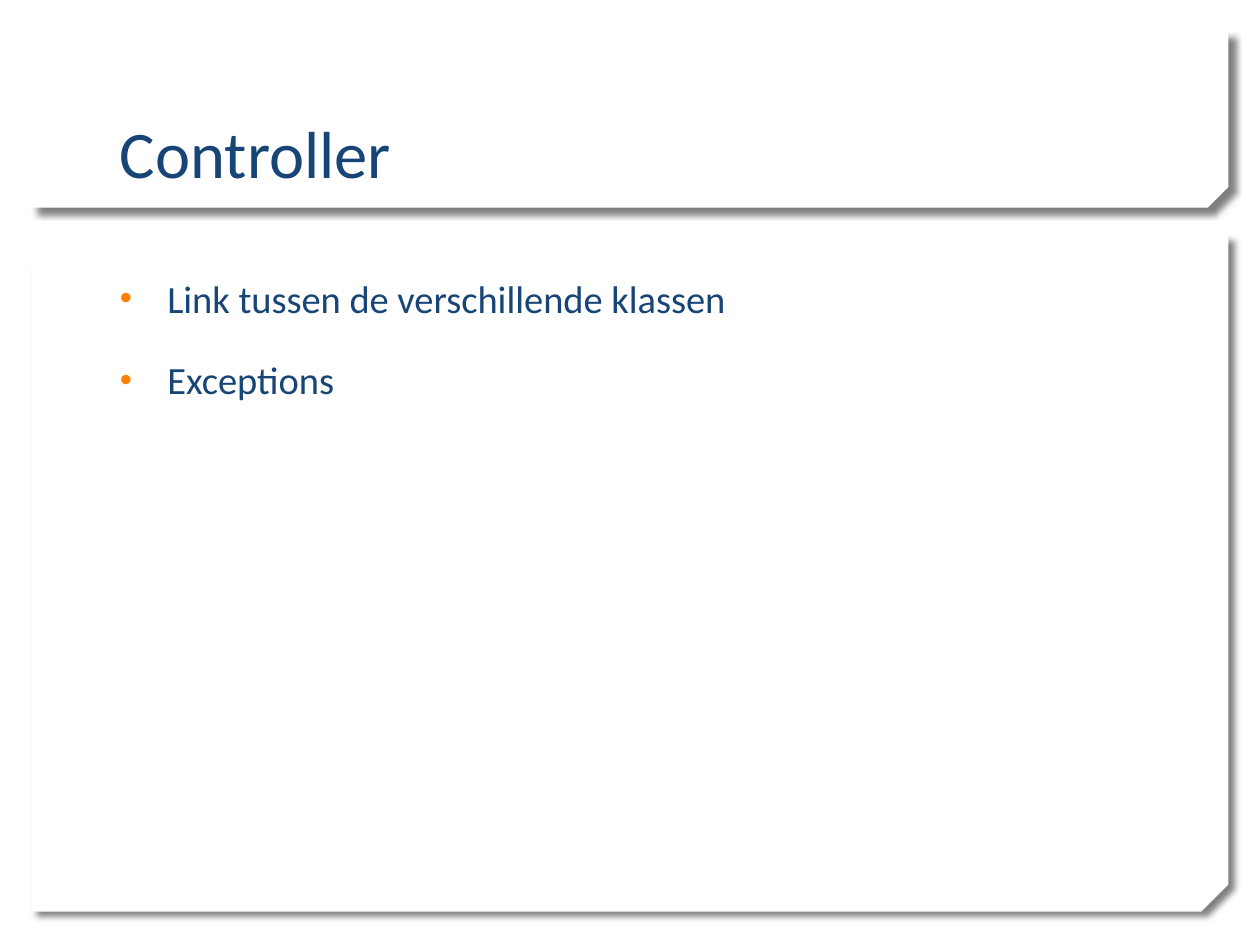
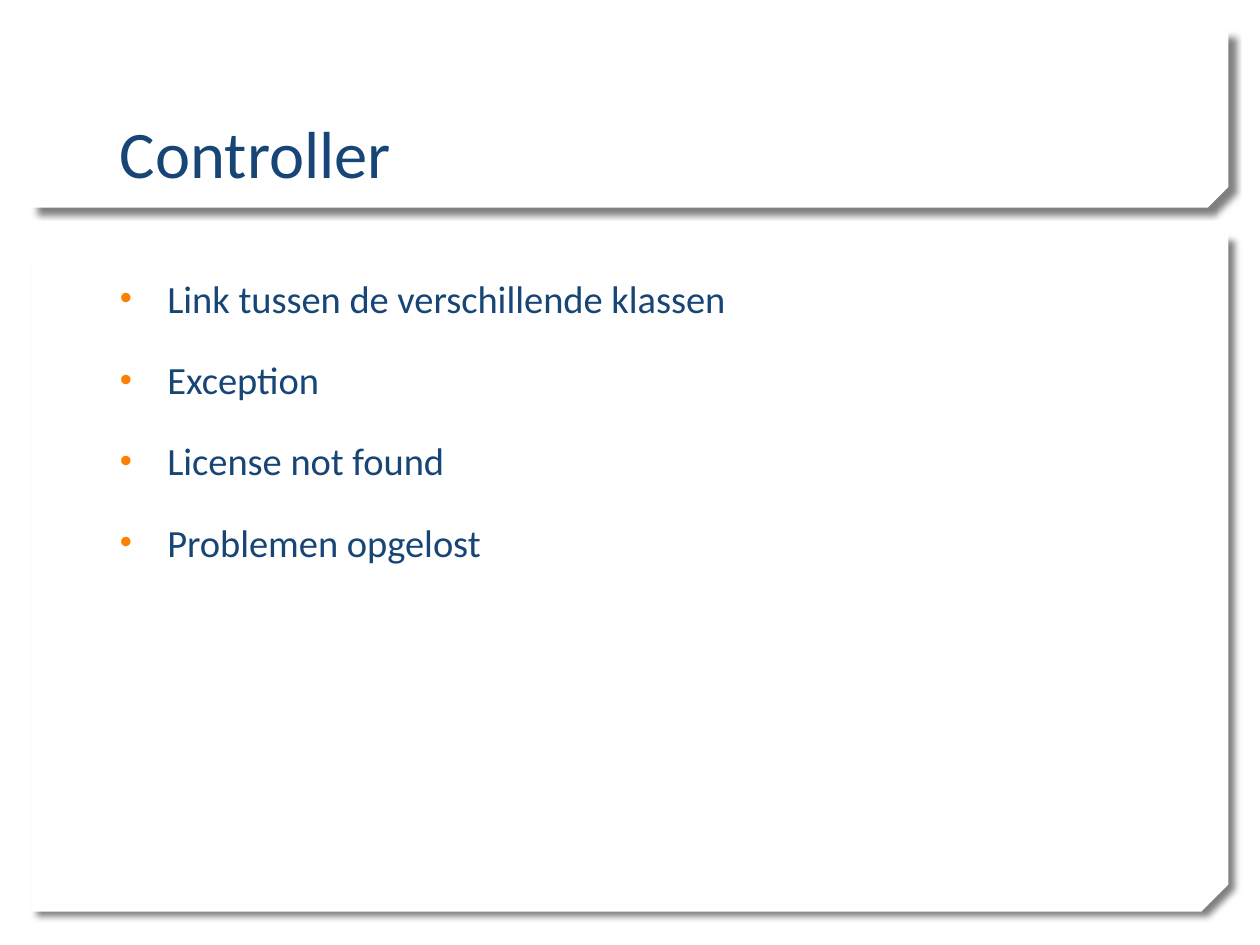
Before and after one commit to madmilla/THO7-Schaduw-belichting, a slide deck: slide 7 of Presentatie.pptx (slide 6 before the commit). Drawn at 1260x945 pixels with LibreOffice and Linux fonts; fonts in the diff are those of the drawing; background and template pictures are left out. Boxes give left, top, right and bottom in pixels: in the first picture for what was removed or moved away, otherwise in the second. Text is boxed around its words. In the diff, an @@ line names an element or a change of style, - is before the commit and + after.

Commit message:
Presentation update

```diff
--- a/Presentatie.pptx
+++ b/Presentatie.pptx
@@ text at box(167, 367, 481, 564): text changed @@
-• Exceptions
+• Exception
+• License not found
+• Problemen opgelost
```
Also in this commit, not shown: 3 other slides changed, 1 slide added.
